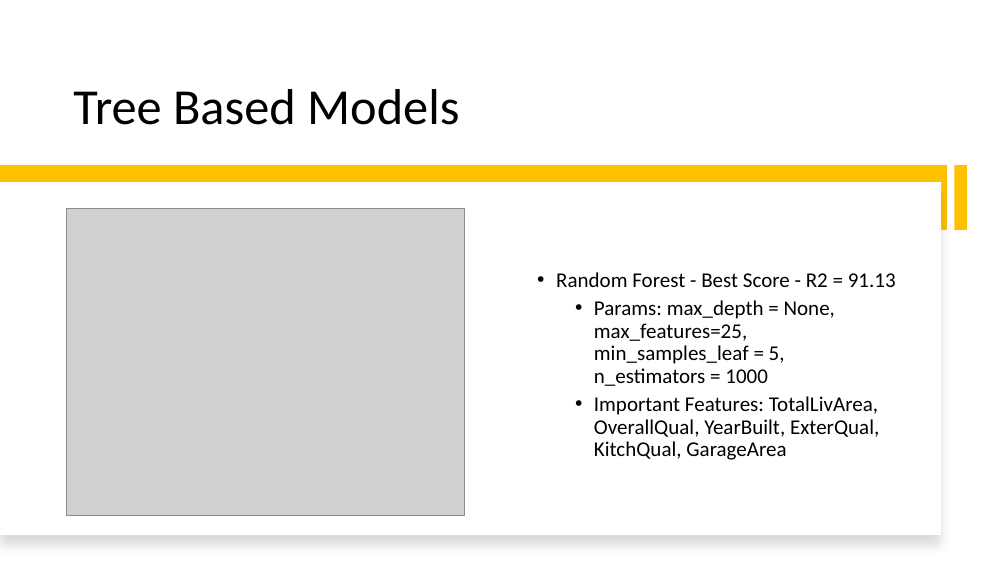
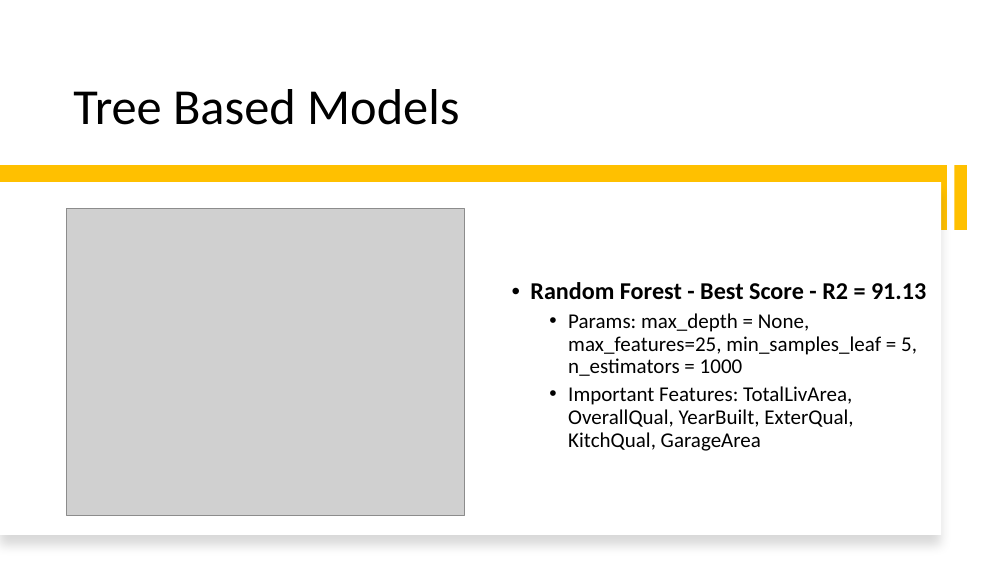
Before and after one commit to djhang99/housing_prices, a slide deck: slide 15 of Draft_Presentation.pptx. Drawn at 1008x567 pixels with LibreOffice and Linux fonts; fonts in the diff are those of the drawing; grey boxes stand for pictures. Boxes give left, top, right and bottom in pixels: in the first picture for what was removed or moved away, otherwise in the second. Text is boxed around its words. In the diff, an @@ line names an element or a change of style, - is before the commit and + after.

```diff
--- a/Draft_Presentation.pptx
+++ b/Draft_Presentation.pptx
@@ text "Random Forest - Best Score ...": place and size @@
-text "Random Forest - Best Score ..." at <box>556,272,896,460</box>
+text "Random Forest - Best Score ..." at <box>530,282,926,451</box>
@@ text at <box>530,282,926,299</box>: size 20 to 23 pt, bold on in "Random Forest - Best Score - R2 ..." @@
```
Also in this commit, not shown: 5 other slides changed, 5 other files.
